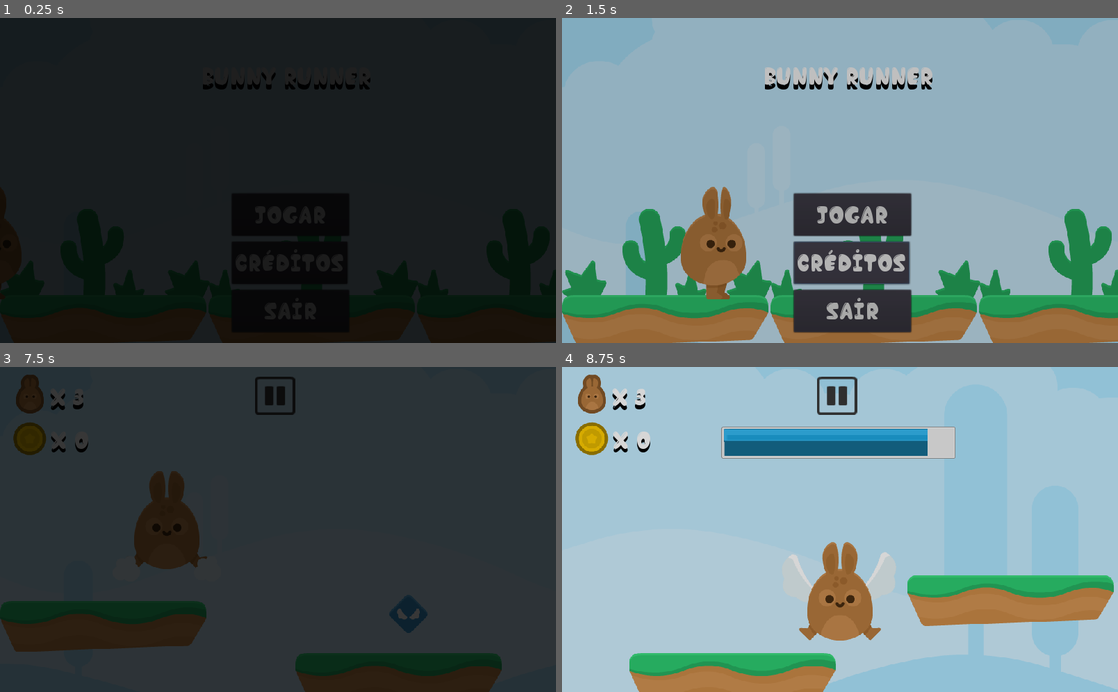
Above: before the commit, frames 1-4 (two rows, left to right).
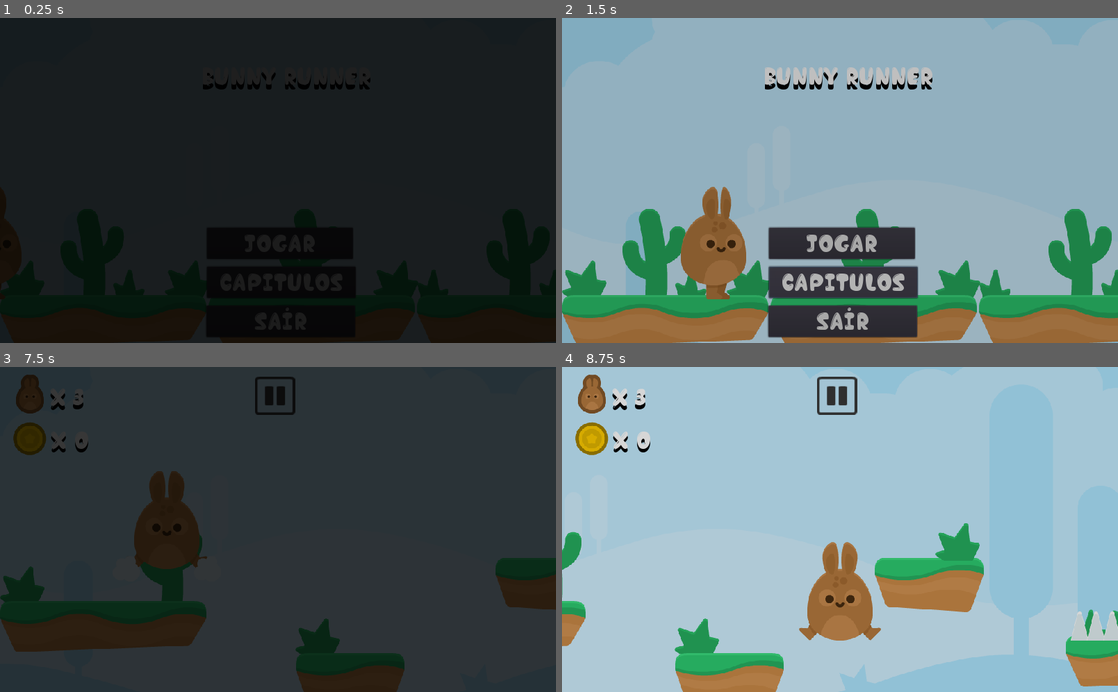
Above: after the commit, the same moments.

Repository: soapmactavish23/BunnyRunner
Game: Godot game, scene res://scenes/Menu.tscn
The game is run twice, just before and just after one commit, with the same random seed, the same clock (stepped at 60 frames per second) and the same inputs. Sound files missing from this copy of the repository are replaced by a short silence.
Inputs (mouse positions are in pixels of both pictures, inside the frame that each line leads up to):
- Up to frame 1 (0.25 s): no input
- Up to frame 2 (1.5 s): click (851, 261) at 0.5 s, where only the run before the commit has a clickable "Créditos"; click (845, 281) at 1.25 s, where only the run after the commit has a clickable "CapItulos"
- Up to frame 3 (7.5 s): click "jogar" at 2 s; move the mouse to (400, 513) at 2.77 s; click (400, 513) at 2.92 s; move the mouse to (166, 545) at 3.52 s; click (166, 545) at 3.67 s; move the mouse to (333, 458) at 4.27 s; click (333, 458) at 4.42 s; move the mouse to (250, 594) at 5.02 s; click (250, 594) at 5.17 s; move the mouse to (444, 578) at 5.77 s; click (444, 578) at 5.92 s; move the mouse to (111, 480) at 6.52 s; click (111, 480) at 6.67 s; move the mouse to (305, 529) at 7.27 s; click (305, 529) at 7.42 s
- Up to frame 4 (8.75 s): move the mouse to (756, 448) at 8.02 s; click (756, 448) at 8.17 s

The runs differ from the first frame. In frame 1, less than 0.1% of the frame differs, in the area x 50-60%, y 67-89%; in frame 2, 7.5%; in frame 3, 5.6%; in frame 4, 18%, in the area x 0-100%, y 18-100%.

Commit message:
'morte-por-armadilhas'

Diff:
--- a/probs/HUD.tscn
+++ b/probs/HUD.tscn
@@ -5,8 +5,8 @@
 [ext_resource path="res://sprites/HUD/lineDark/lineDark09.png" type="Texture" id=3]
 [ext_resource path="res://sprites/HUD/lineDark/lineDark42.png" type="Texture" id=4]
 [ext_resource path="res://sprites/HUD/lineDark/lineDark37.png" type="Texture" id=5]
-[ext_resource path="res://sprites/HUD/lineDark/lineDark14.png" type="Texture" id=6]
-[ext_resource path="res://sprites/HUD/lineDark/lineDark12.png" type="Texture" id=7]
+[ext_resource path="res://sprites/HUD/lineDark/lineDark12.png" type="Texture" id=6]
+[ext_resource path="res://sprites/HUD/lineDark/lineDark14.png" type="Texture" id=7]
 [ext_resource path="res://sprites/HUD/coin_gold.png" type="Texture" id=8]
 [ext_resource path="res://sprites/HUD/lifes.png" type="Texture" id=9]
 [ext_resource path="res://scripts/barra_power.gd" type="Script" id=10]
@@ -17,12 +17,12 @@
 animations = [ {
 "frames": [ ExtResource( 6 ) ],
 "loop": true,
-"name": "off",
+"name": "on",
 "speed": 5.0
 }, {
 "frames": [ ExtResource( 7 ) ],
 "loop": true,
-"name": "on",
+"name": "off",
 "speed": 5.0
 } ]
 
--- /dev/null
+++ b/probs/armadilha.tscn
@@ -0,0 +1,23 @@
+[gd_scene load_steps=5 format=2]
+
+[ext_resource path="res://scripts/armadilha.gd" type="Script" id=1]
+[ext_resource path="res://sprites/Environment/spikes_top.png" type="Texture" id=2]
+[ext_resource path="res://sprites/Environment/spikes_bottom.png" type="Texture" id=3]
+
+[sub_resource type="RectangleShape2D" id=1]
+extents = Vector2( 49.8268, 26.0531 )
+
+[node name="armadilha" type="Area2D"]
+collision_layer = 16
+collision_mask = 16
+script = ExtResource( 1 )
+
+[node name="shape" type="CollisionShape2D" parent="."]
+shape = SubResource( 1 )
+
+[node name="up" type="Sprite" parent="."]
+texture = ExtResource( 2 )
+
+[node name="down" type="Sprite" parent="."]
+texture = ExtResource( 3 )
+[connection signal="body_entered" from="." to="." method="_on_armadilha_body_entered"]
--- /dev/null
+++ b/probs/enemy_2.tscn
@@ -0,0 +1,30 @@
+[gd_scene load_steps=6 format=2]
+
+[ext_resource path="res://scripts/enemy_2.gd" type="Script" id=1]
+[ext_resource path="res://sprites/Enemies/spikeBall1.png" type="Texture" id=2]
+[ext_resource path="res://sprites/Enemies/spikeBall_2.png" type="Texture" id=3]
+
+[sub_resource type="SpriteFrames" id=1]
+animations = [ {
+"frames": [ ExtResource( 2 ), ExtResource( 3 ) ],
+"loop": true,
+"name": "default",
+"speed": 15.0
+} ]
+
+[sub_resource type="CircleShape2D" id=2]
+radius = 73.9815
+
+[node name="enemy_2" type="Area2D"]
+position = Vector2( 754.822, 462.003 )
+collision_layer = 16
+collision_mask = 16
+script = ExtResource( 1 )
+
+[node name="anim" type="AnimatedSprite" parent="."]
+frames = SubResource( 1 )
+playing = true
+
+[node name="shape" type="CollisionShape2D" parent="."]
+shape = SubResource( 2 )
+[connection signal="body_entered" from="." to="." method="_on_enemy_2_body_entered"]
--- a/scenes/Fase_1.tscn
+++ b/scenes/Fase_1.tscn
@@ -1,13 +1,17 @@
-[gd_scene load_steps=9 format=2]
+[gd_scene load_steps=13 format=2]
 
 [ext_resource path="res://scripts/Fase_1.gd" type="Script" id=1]
 [ext_resource path="res://probs/Bg.tscn" type="PackedScene" id=2]
 [ext_resource path="res://probs/tileset.tscn" type="PackedScene" id=3]
-[ext_resource path="res://probs/Player.tscn" type="PackedScene" id=4]
-[ext_resource path="res://probs/musica.tscn" type="PackedScene" id=5]
-[ext_resource path="res://probs/fade.tscn" type="PackedScene" id=6]
-[ext_resource path="res://probs/HUD.tscn" type="PackedScene" id=7]
-[ext_resource path="res://probs/item_asas.tscn" type="PackedScene" id=8]
+[ext_resource path="res://probs/item_asas.tscn" type="PackedScene" id=4]
+[ext_resource path="res://probs/armadilha.tscn" type="PackedScene" id=5]
+[ext_resource path="res://probs/enemy.tscn" type="PackedScene" id=6]
+[ext_resource path="res://probs/enemy_2.tscn" type="PackedScene" id=7]
+[ext_resource path="res://probs/Player.tscn" type="PackedScene" id=8]
+[ext_resource path="res://probs/musica.tscn" type="PackedScene" id=9]
+[ext_resource path="res://probs/fade.tscn" type="PackedScene" id=10]
+[ext_resource path="res://probs/HUD.tscn" type="PackedScene" id=11]
+[ext_resource path="res://probs/cenoura.tscn" type="PackedScene" id=12]
 
 [node name="Fase_1" type="Node2D"]
 script = ExtResource( 1 )
@@ -15,20 +19,49 @@
 [node name="Bg" parent="." instance=ExtResource( 2 )]
 
 [node name="tileset" parent="." instance=ExtResource( 3 )]
-tile_data = PoolIntArray( 1572930, 13, 0, 1769472, 13, 0, 2162722, 13, 0 )
+tile_data = PoolIntArray( 1048729, 34, 0, 1048760, 4, 0, 1048800, 4, 0, 1114128, 4, 0, 1179712, 6, 0, 1245503, 4, 0, 1310953, 34, 0, 1376375, 34, 0, 1376513, 4, 0, 1376531, 4, 0, 1376613, 4, 0, 1376667, 34, 0, 1441849, 15, 0, 1441935, 13, 0, 1507328, 6, 0, 1507510, 5, 0, 1507518, 5, 0, 1507747, 5, 0, 1573194, 6, 0, 1573248, 4, 0, 1573305, 4, 0, 1638667, 34, 0, 1638711, 5, 0, 1704117, 15, 0, 1704162, 15, 0, 1704345, 15, 0, 1769472, 13, 0, 1769556, 6, 0, 1769563, 6, 0, 1769587, 15, 0, 1835088, 5, 0, 1835106, 5, 0, 1835270, 5, 0, 1835282, 5, 0, 1835319, 14, 0, 1900578, 6, 0, 1966512, 6, 0, 2031695, 13, 0, 2031874, 14, 0, 2031970, 15, 0, 2162722, 15, 0, 2228609, 15, 0, 2228657, 14, 0 )
 
-[node name="Player" parent="." instance=ExtResource( 4 )]
+[node name="item_asas" parent="." instance=ExtResource( 4 )]
+position = Vector2( 5162.29, 396.681 )
+
+[node name="armadilhas" type="Node2D" parent="."]
+
+[node name="armadilha" parent="armadilhas" instance=ExtResource( 5 )]
+position = Vector2( 1320.06, 478.325 )
+tipo_armadilha = 1
+
+[node name="armadilha2" parent="armadilhas" instance=ExtResource( 5 )]
+position = Vector2( 5766.85, 473.966 )
+tipo_armadilha = 1
+
+[node name="armadilha3" parent="armadilhas" instance=ExtResource( 5 )]
+position = Vector2( 4162.57, 469.436 )
+tipo_armadilha = 1
+
+[node name="inimigos" type="Node2D" parent="."]
+editor/display_folded = true
+
+[node name="enemy" parent="inimigos" instance=ExtResource( 6 )]
+position = Vector2( 3322.42, 353.59 )
+
+[node name="enemy2" parent="inimigos" instance=ExtResource( 6 )]
+position = Vector2( 4730.11, 393.62 )
+
+[node name="enemy_2" parent="inimigos" instance=ExtResource( 7 )]
+position = Vector2( 6427.91, 462.003 )
+
+[node name="Player" parent="." instance=ExtResource( 8 )]
 editor/display_folded = true
 position = Vector2( 90.631, 219.025 )
 collision_layer = 31
 collision_mask = 31
 
-[node name="musica" parent="Player" instance=ExtResource( 5 )]
+[node name="musica" parent="Player" instance=ExtResource( 9 )]
 position = Vector2( -36.6243, -324.048 )
 
-[node name="fade" parent="." instance=ExtResource( 6 )]
+[node name="fade" parent="." instance=ExtResource( 10 )]
 
-[node name="HUD" parent="." instance=ExtResource( 7 )]
+[node name="HUD" parent="." instance=ExtResource( 11 )]
 
-[node name="item_asas" parent="." instance=ExtResource( 8 )]
-position = Vector2( 752.741, 455.673 )
+[node name="cenoura" parent="." instance=ExtResource( 12 )]
+position = Vector2( 7099.79, 496.369 )
--- a/scenes/Menu.tscn
+++ b/scenes/Menu.tscn
@@ -31,30 +31,30 @@
 [node name="fade" parent="." instance=ExtResource( 6 )]
 
 [node name="btnJogar" type="Button" parent="."]
-margin_left = 427.0
-margin_top = 324.0
-margin_right = 643.0
-margin_bottom = 402.0
+margin_left = 380.637
+margin_top = 386.905
+margin_right = 649.637
+margin_bottom = 444.905
 custom_fonts/font = SubResource( 2 )
 text = "jogar"
 
-[node name="btnCreditos" type="Button" parent="."]
-margin_left = 426.795
-margin_top = 412.847
-margin_right = 628.795
-margin_bottom = 490.847
+[node name="btnSelect" type="Button" parent="."]
+margin_left = 381.0
+margin_top = 458.992
+margin_right = 655.0
+margin_bottom = 516.992
 custom_fonts/font = SubResource( 2 )
-text = "Créditos"
+text = "CapItulos"
 
 [node name="btnSair" type="Button" parent="."]
-margin_left = 427.0
-margin_top = 502.0
-margin_right = 643.0
-margin_bottom = 580.0
+margin_left = 380.0
+margin_top = 530.695
+margin_right = 654.0
+margin_bottom = 588.695
 custom_fonts/font = SubResource( 2 )
 text = "Sair"
 
 [node name="musica" parent="." instance=ExtResource( 7 )]
 [connection signal="pressed" from="btnJogar" to="." method="_on_btnJogar_pressed"]
-[connection signal="pressed" from="btnCreditos" to="." method="_on_btnCreditos_pressed"]
+[connection signal="pressed" from="btnSelect" to="." method="_on_btnSelect_pressed"]
 [connection signal="pressed" from="btnSair" to="." method="_on_btnSair_pressed"]
--- a/scripts/HUD.gd
+++ b/scripts/HUD.gd
@@ -13,8 +13,7 @@
 	update_hud(vida)
 
 func _process(delta):
-	if vida <= 0:
-		get_tree().call_group("player", "dead")
+	pass
 
 func update_hud(val):
 	if val == moeda:
@@ -31,8 +30,8 @@
 func del_vida():
 	vida -= 1
 	update_hud(vida)
-
-
+	if vida <= 0:
+		get_tree().call_group("player", "dead")
 
 func _on_btnPause_pressed():
 	get_tree().paused = true
--- a/scripts/Menu.gd
+++ b/scripts/Menu.gd
@@ -6,8 +6,8 @@
 func _on_btnJogar_pressed():
 	mudaCena(cenas[1])
 
-func _on_btnCreditos_pressed():
-	print("creditos")
+func _on_btnSelect_pressed():
+	print("capitulos")
 
 func _on_btnSair_pressed():
 	get_tree().quit()
--- a/scripts/Player.gd
+++ b/scripts/Player.gd
@@ -25,11 +25,9 @@
 		velocity.y += GRAV * delta
 		velocity = move_and_slide(velocity)
 
-		if morreu:
-			velocity.y = -1000
-		morreu = false
 		if position.y > 650:
 			get_tree().call_group("scenes", "game_over")
+
 	else:
 		#Gravidade
 		velocity.y += GRAV * delta
@@ -38,6 +36,7 @@
 
 		if is_on_floor():
 			if not was_on_floor:
+				modo_voador = false
 				$animation.play("player_elastico")
 				$animation.play("dust")
 			$anim.play("walk")
@@ -59,8 +58,6 @@
 
 		if voo:
 			velocity.y = -800
-			collision_layer = 2
-			collision_mask = 2
 			$animation.play("asas")
 			$sound_voo.play()
 
@@ -76,6 +73,8 @@
 		if event.pressed:
 			jump = true
 			if modo_voador:
+				collision_layer = 0
+				collision_mask = 0
 				voo = true
 		else:
 			jump_release = true
@@ -89,12 +88,14 @@
 
 func dead():
 	get_tree().call_group("scenes", "stop_song")
-	$sound_dead.play()
-	ending = true
-	morreu = true
-	$anim.play("hurt")
-	collision_layer = 0
-	collision_mask = 0
+	if !ending and !morreu:
+		ending = true
+		morreu = true
+		$anim.play("hurt")
+		collision_layer = 0
+		collision_mask = 0
+		$sound_dead.play()
+		velocity.y = -1000
 
 func kill_enemy():
 	kill_enemy = true
--- /dev/null
+++ b/scripts/armadilha.gd
@@ -0,0 +1,15 @@
+extends Area2D
+
+export(int, "up", "down") var tipo_armadilha
+
+func _ready():
+	pass
+
+func _process(delta):
+	if tipo_armadilha == 1:
+		$down.hide()
+	else:
+		$up.hide()
+
+func _on_armadilha_body_entered(body):
+	get_tree().call_group("hud", "del_vida")
--- /dev/null
+++ b/scripts/enemy_2.gd
@@ -0,0 +1,7 @@
+extends Area2D
+
+func _ready():
+	pass
+
+func _on_enemy_2_body_entered(body):
+	get_tree().call_group("hud", "del_vida")
--- /dev/null
+++ b/scripts/enemy_3.gd
@@ -0,0 +1,12 @@
+extends Area2D
+
+var vel = 2
+
+func _ready():
+	pass
+
+func _process(delta):
+	translate(Vector2(vel ,0))
+
+func _on_enemy_3_body_entered(body):
+	get_tree().call_group("hud","del_vida")
--- a/scripts/fade.gd
+++ b/scripts/fade.gd
@@ -6,4 +6,4 @@
 func fade_out():
 	$AnimationPlayer.play("fade_out")
 	yield($AnimationPlayer, "animation_finished")
-	#get_tree().call_group("scenes", "victory")
+	get_tree().call_group("scenes", "victory")
--- a/scripts/player_anim.gd
+++ b/scripts/player_anim.gd
@@ -1,9 +1,7 @@
 extends Node2D
 
 func _ready():
-	pass # Replace with function body.
-
-
+	pass
 
 func _on_AnimationPlayer_animation_finished(anim_name):
 	if anim_name == "run-right":
